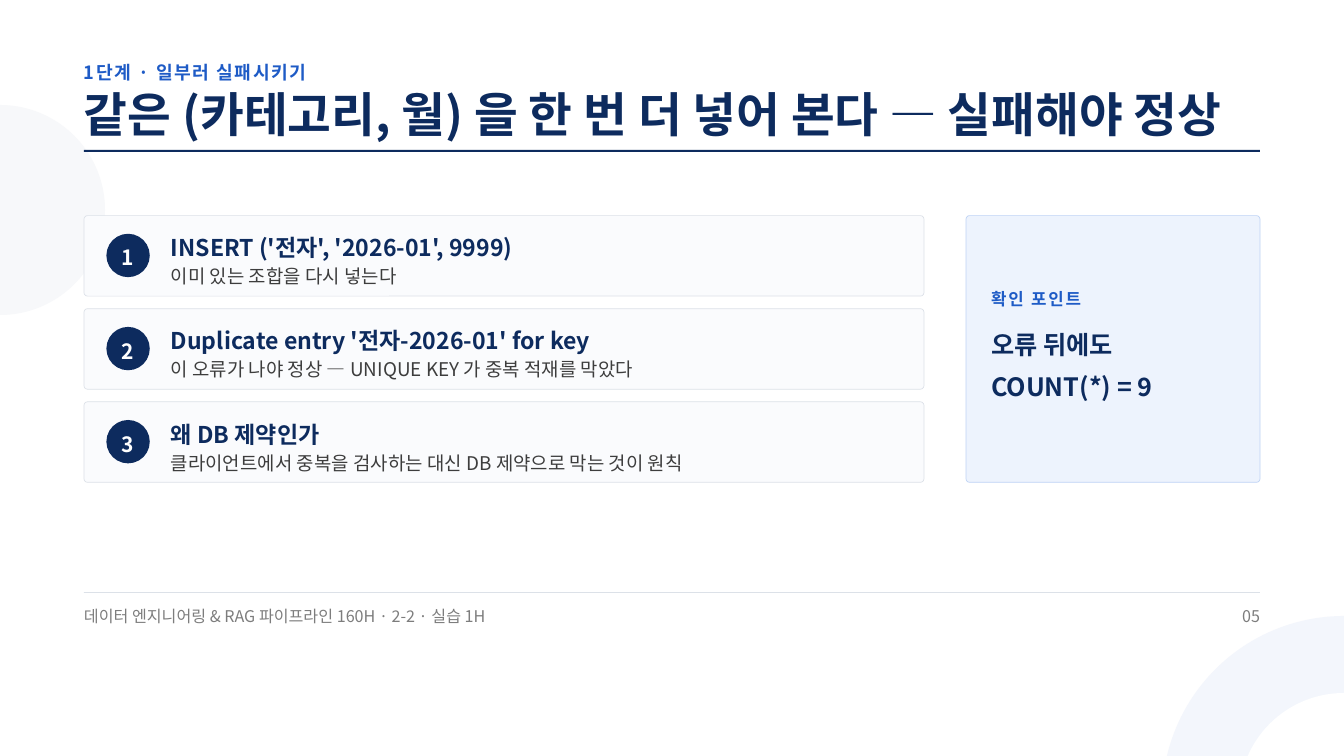
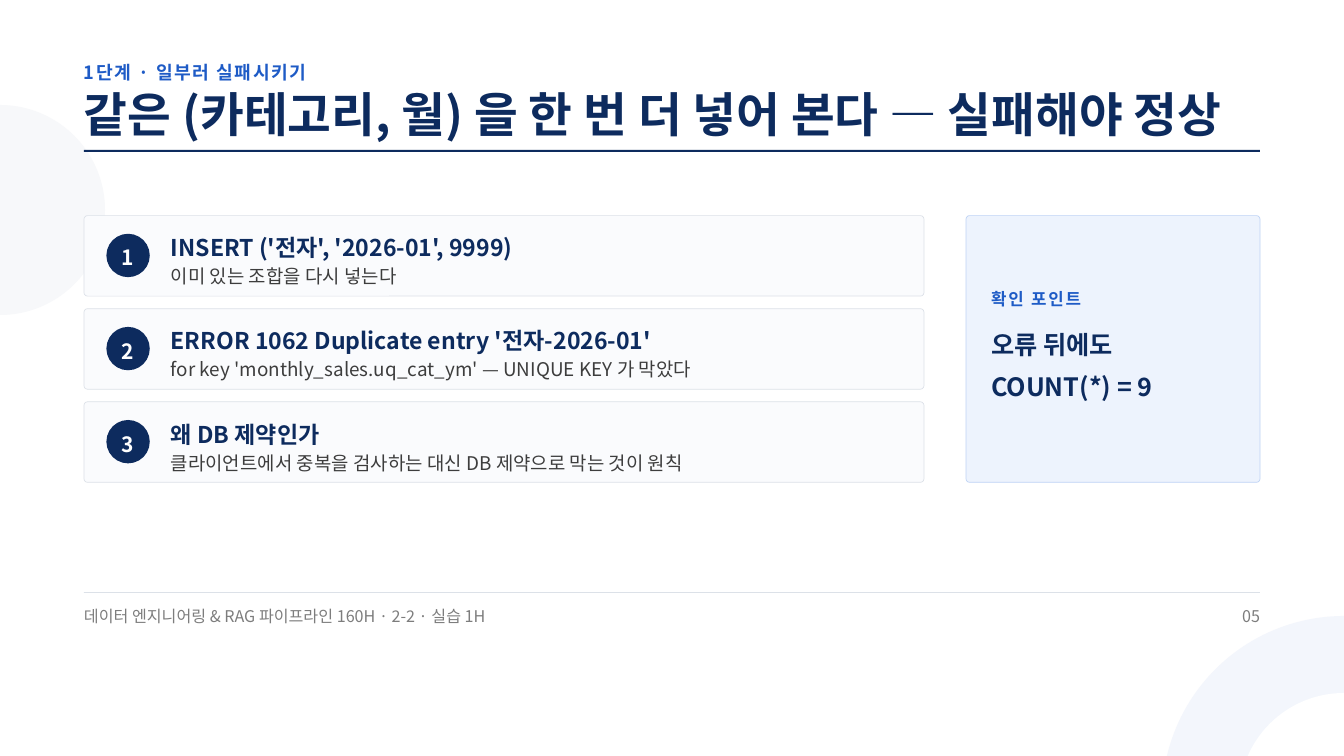
Before and after one commit to aebonlee/materials, a slide deck: slide 5 of data-eng/decks/w2d2s2.pptx. Drawn at 1344x756 pixels with LibreOffice and Linux fonts; fonts in the diff are those of the drawing. Boxes give left, top, right and bottom in pixels: in the first picture for what was removed or moved away, otherwise in the second. Text is boxed around its words. In the diff, an @@ line names an element or a change of style, - is before the commit and + after.

```diff
--- a/data-eng/decks/w2d2s2.pptx
+++ b/data-eng/decks/w2d2s2.pptx
@@ text at (171, 329, 651, 354): text changed @@
-Duplicate entry '전자-2026-01' for key
+ERROR 1062 Duplicate entry '전자-2026-01'
@@ text at (171, 360, 691, 381): text changed @@
-이 오류가 나야 정상 — UNIQUE KEY 가 중복 적재를 막았다
+for key 'monthly_sales.uq_cat_ym' — UNIQUE KEY 가 막았다
```
Also in this commit, not shown: 4 other slides changed, 34 other files.
